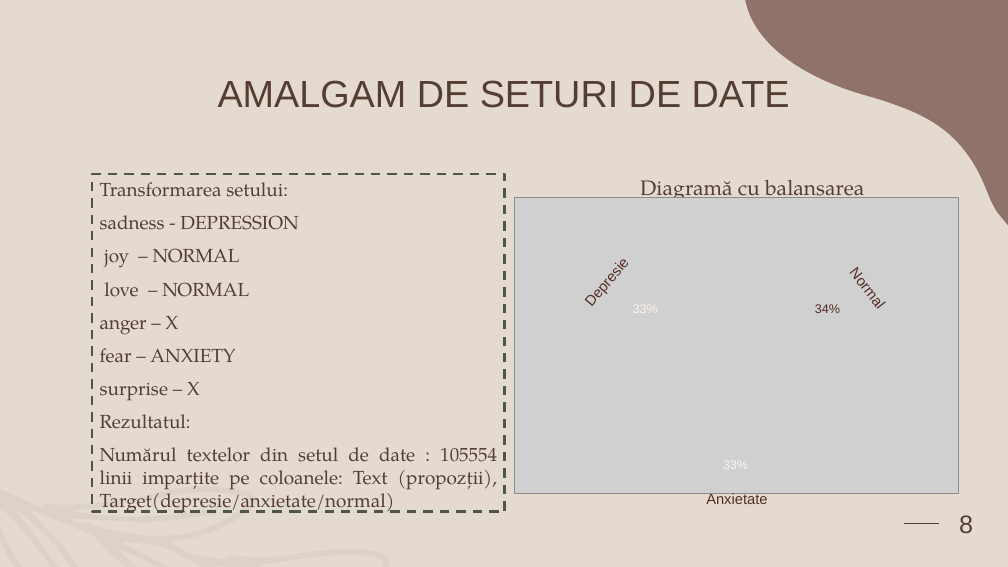
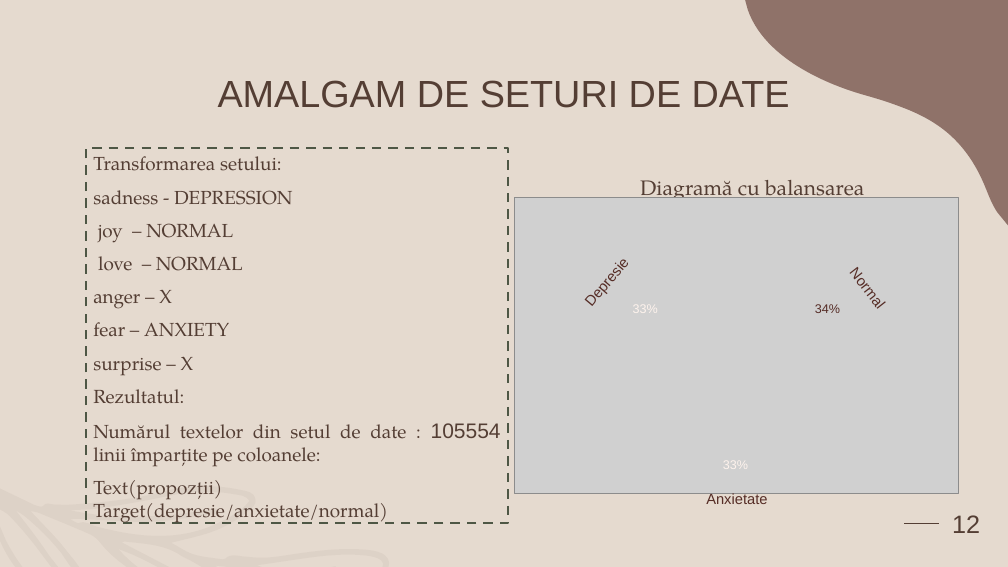
Before and after one commit to Alexandra7a/FuzzyMinds, a slide deck: slide 12 of docs/Teen Mental Health Presentation.pptx (slide 8 before the commit). Drawn at 1008x567 pixels with LibreOffice and Linux fonts; fonts in the diff are those of the drawing; grey boxes stand for pictures. Boxes give left, top, right and bottom in pixels: in the first picture for what was removed or moved away, otherwise in the second. Text is boxed around its words. In the diff, an @@ line names an element or a change of style, - is before the commit and + after.

```diff
--- a/docs/Teen Mental Health Presentation.pptx
+++ b/docs/Teen Mental Health Presentation.pptx
@@ text "Transformarea setului:": place and size @@
-text "Transformarea setului:" at bbox=[92, 174, 505, 512]
+text "Transformarea setului:" at bbox=[85, 148, 508, 523]
@@ text at bbox=[93, 423, 501, 524]: text changed @@
-Numărul textelor din setul de date : 105554 linii imparțite pe coloanele: Text (propozții), Target(depresie/anxietate/normal)
+Numărul textelor din setul de date : 105554 linii împarțite pe coloanele:
+Text(propozții) Target(depresie/anxietate/normal)
@@ page number at bbox=[952, 515, 980, 533]: text changed @@
-8
+12
```
Also in this commit, not shown: 4 other slides changed, 12 slides added, 2 slides removed, 1 other file.
